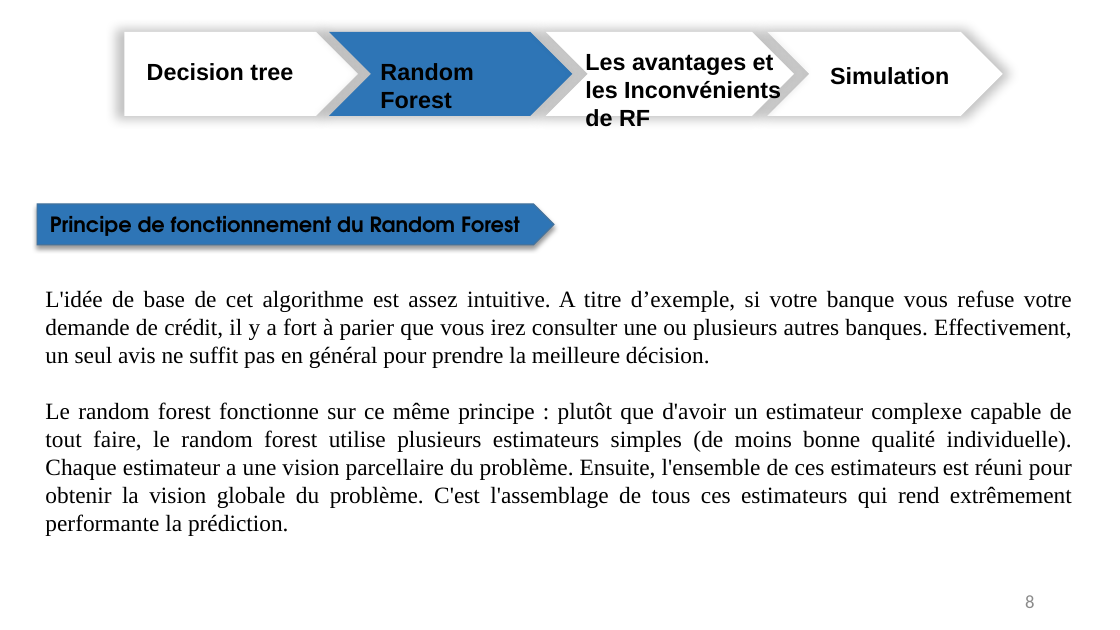
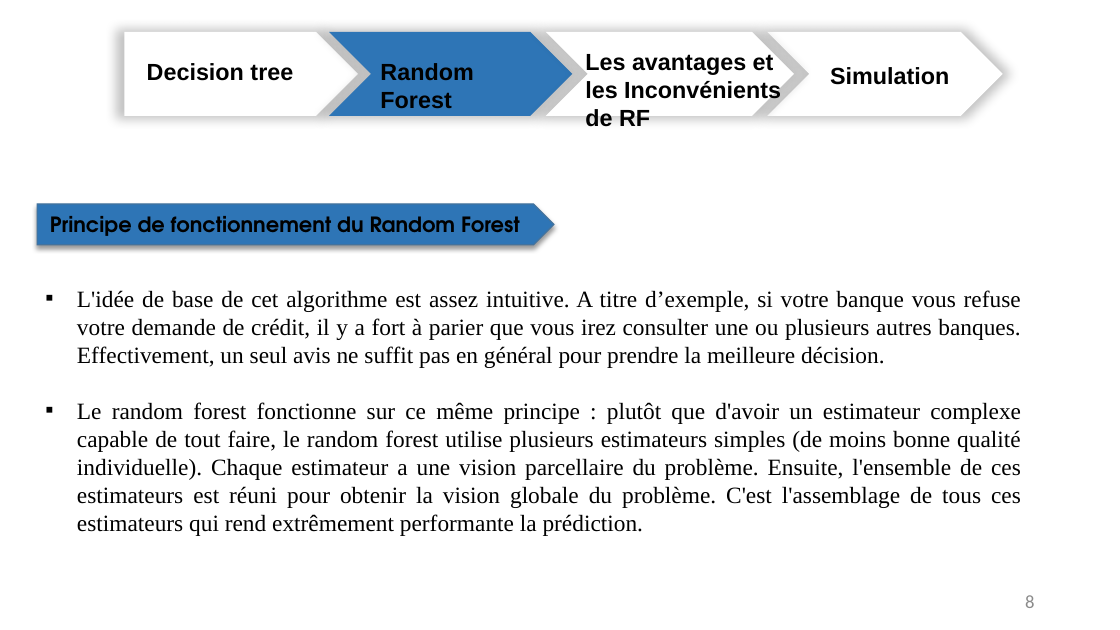
Before and after one commit to benjdiasaad/Random_Forest, a slide deck: slide 8 of Benjdia Saad Random Forest.pptx. Drawn at 1120x630 pixels with LibreOffice and Linux fonts; fonts in the diff are those of the drawing. Boxes give left, top, right and bottom in pixels: in the first picture for what was removed or moved away, otherwise in the second. Text is boxed around its words. In the diff, an @@ line names an element or a change of style, - is before the commit and + after.

```diff
--- a/Benjdia Saad Random Forest.pptx
+++ b/Benjdia Saad Random Forest.pptx
@@ text "L'idée de base de cet ..." at bbox=[77, 290, 1021, 536]: bullet none to ▪ @@
```
Also in this commit, not shown: 10 other slides changed.
